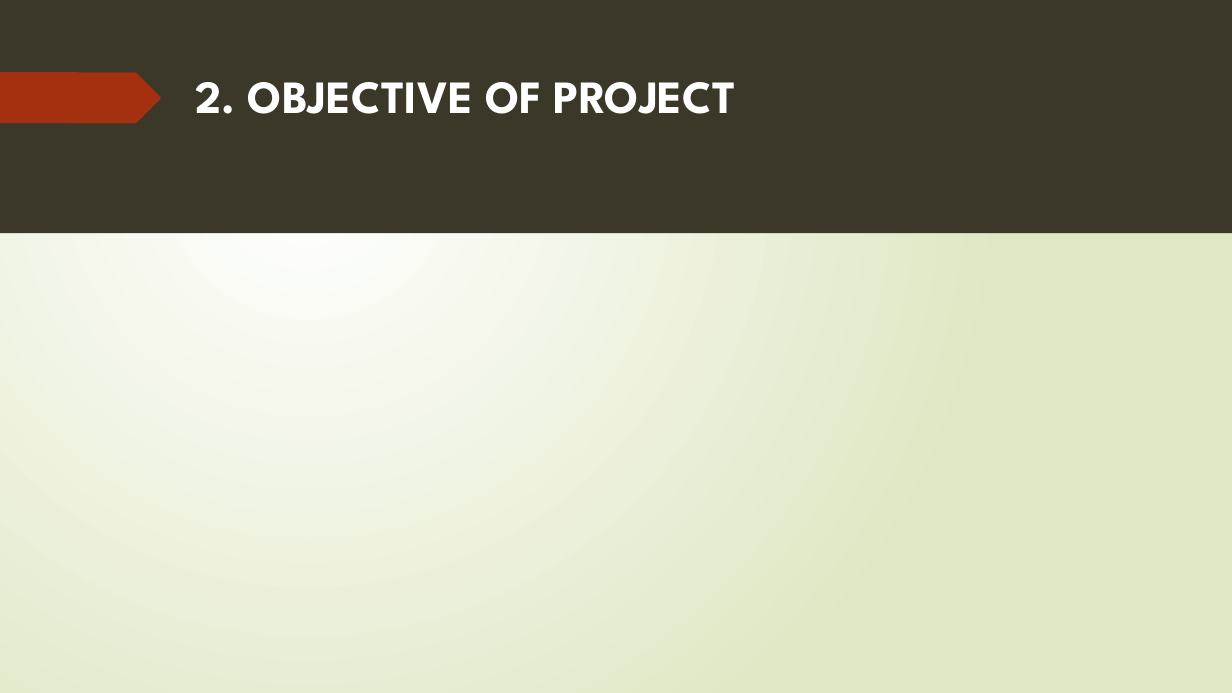
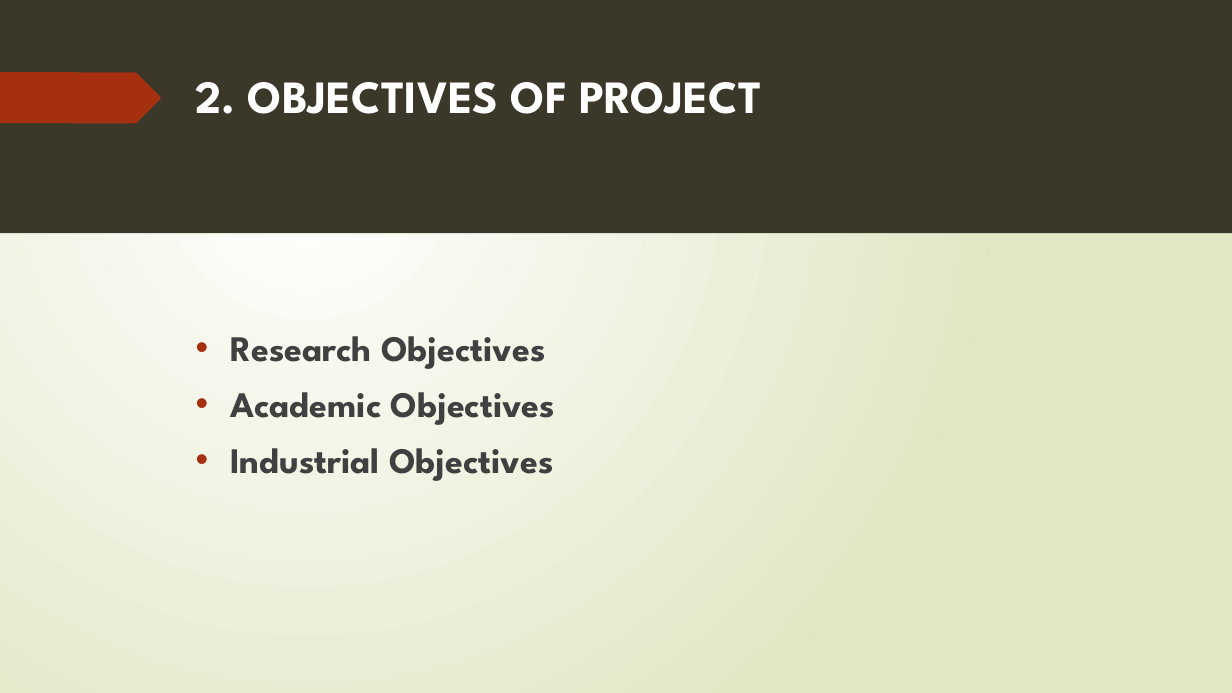
Before and after one commit to 15831944/2d-to-3d, a slide deck: slide 6 of AUTOGENERATION OF 3D MODEL FROM ROOM IMAGES.pptx (slide 5 before the commit). Drawn at 1232x693 pixels with LibreOffice and Linux fonts; fonts in the diff are those of the drawing. Boxes give left, top, right and bottom in pixels: in the first picture for what was removed or moved away, otherwise in the second. Text is boxed around its words. In the diff, an @@ line names an element or a change of style, - is before the commit and + after.

```diff
--- a/AUTOGENERATION OF 3D MODEL FROM ROOM IMAGES.pptx
+++ b/AUTOGENERATION OF 3D MODEL FROM ROOM IMAGES.pptx
@@ title at [196,82,761,114]: text changed @@
-2. OBJECTIVE OF PROJECT
+2. OBJECTIVES OF PROJECT
@@ text added at [230,336,555,481], 28 pt, text #404040, bold @@
+• Research Objectives
+• Academic Objectives
+• Industrial Objectives
```
Also in this commit, not shown: 9 other slides changed, 1 slide added.
